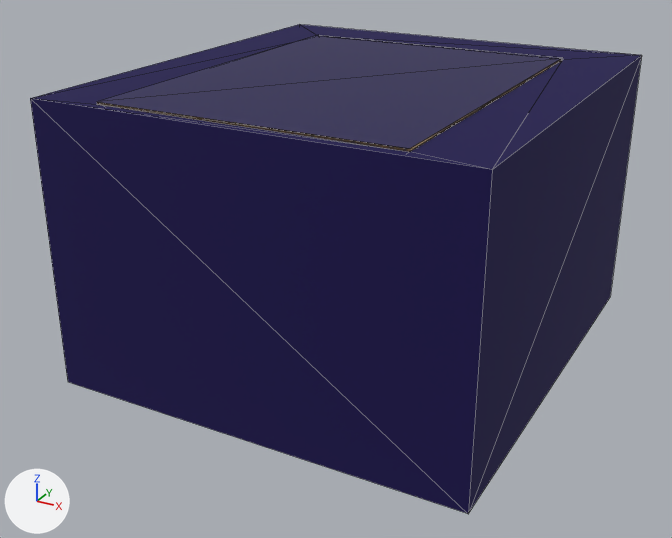
Two versions of the glTF model public/assets/tower.glb, one commit apart.
One viewpoint serves both versions: a 50 mm lens placed at (0.185, -1.036, 0.265), pointed at (-0.007, -0.687, 0.091). The lights are fixed; the arrows at lower left show +X, +Y and +Z. Mesh edges are drawn as thin lines.

In view in the first picture: 'base', 'turret'.
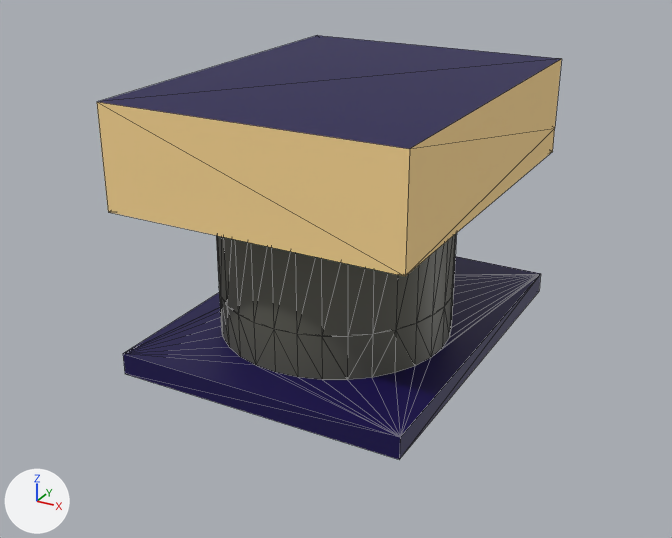
Where the change shows, as pixel boxes [x1, y1, x2, y2] in the pictures (672 x 538 px):
'base', deleted (blue): before [30, 24, 642, 514]
'turret', unchanged, uncovered by the edit: before [97, 35, 562, 152]; after [97, 35, 562, 337]
'stand', unchanged, uncovered by the edit: after [123, 256, 541, 460]

What changed in the scene script:
```text
Remove ob_base:
    ob_base = bpy.data.objects.new('base', me_base)
    ob_base.location = (0.0, 0.0, 0.0)
```
